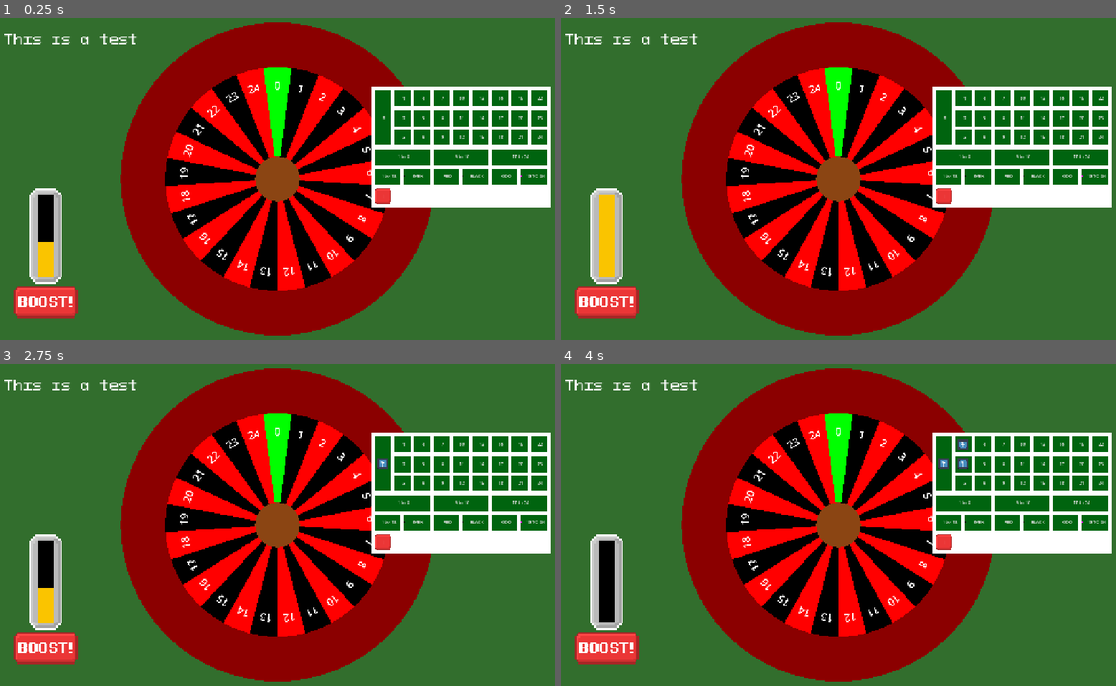
Above: before the commit, frames 1-4 (two rows, left to right).
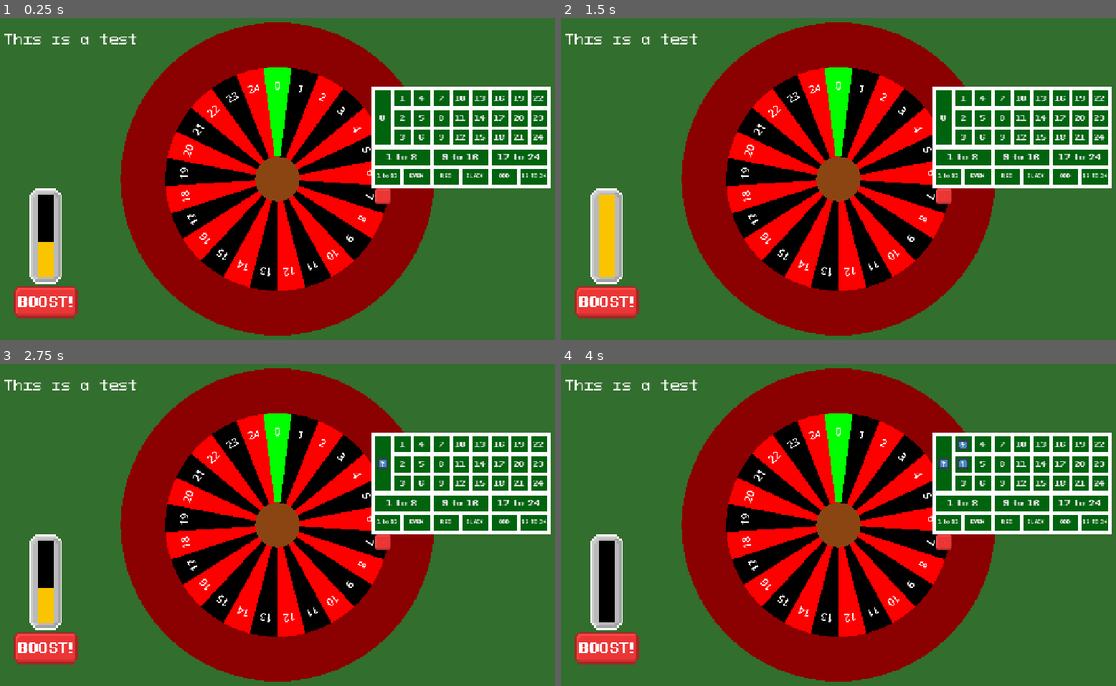
Above: after the commit, the same moments.

Repository: DuneRanger/Very-Serious-GameJam-2026
Game: Godot game, scene res://scenes/game/game_scene/game_scene.tscn
Two runs of this game, one before a commit and one after it. Both use one fixed random seed, a clock stepped at 60 frames per second and the inputs below. The engine's default icon, where the game draws it, is replaced by a stand-in: a white triangle on a blue panel in a dark square.
Inputs:
- Up to frame 1 (0.25 s): no input
- Up to frame 2 (1.5 s): click "+" at 0.5 s; click "-" at 1.25 s
- Up to frame 3 (2.75 s): click "0" at 2 s
- Up to frame 4 (4 s): click "1" at 2.75 s; click "2" at 3.5 s

The runs differ from the first frame. In frame 1, 2.6% of the frame differs, in the area x 66-100%, y 24-59%; in frame 2, 2.6%; in frame 3, 2.6%; in frame 4, 2.6%.

Commit message:
Modified bet buttons font size

Diff:
--- a/scenes/game/game_enums.gd
+++ b/scenes/game/game_enums.gd
@@ -3,3 +3,5 @@
 class_name GameEnums
 
 enum game_states {BET_PHASE, SPIN_PHASE}
+
+enum bet_types {NUMBER, HALF, THIRD}
--- a/scenes/game/game_scene/betting_system/bet_button.tscn
+++ b/scenes/game/game_scene/betting_system/bet_button.tscn
@@ -1,5 +1,6 @@
 [gd_scene format=3 uid="uid://c7y4bfu1vt5we"]
 
+[ext_resource type="FontFile" uid="uid://d0mkojug0pvql" path="res://assets/fonts/PixeloidSans-Bold.otf" id="1_8aveq"]
 [ext_resource type="Script" uid="uid://b2d37epksykgv" path="res://scenes/game/game_scene/betting_system/bet_button.gd" id="1_fcqf7"]
 
 [sub_resource type="StyleBoxFlat" id="StyleBoxFlat_1luq2"]
@@ -11,20 +12,20 @@
 [sub_resource type="StyleBoxFlat" id="StyleBoxFlat_by6ed"]
 bg_color = Color(0, 0.39215687, 0.05882353, 1)
 
-[sub_resource type="PlaceholderTexture2D" id="PlaceholderTexture2D_1luq2"]
-
 [node name="Button" type="Button" unique_id=1147380025]
 offset_left = 20.0
 offset_top = 20.0
 offset_right = 60.0
 offset_bottom = 60.0
-theme_override_font_sizes/font_size = 10
+theme_override_fonts/font = ExtResource("1_8aveq")
+theme_override_font_sizes/font_size = 16
 theme_override_styles/normal = SubResource("StyleBoxFlat_1luq2")
 theme_override_styles/pressed = SubResource("StyleBoxFlat_8aveq")
 theme_override_styles/hover = SubResource("StyleBoxFlat_by6ed")
 button_mask = 3
-icon = SubResource("PlaceholderTexture2D_1luq2")
+autowrap_trim_flags = 192
 clip_text = true
+icon_alignment = 1
 script = ExtResource("1_fcqf7")
 
 [connection signal="button_down" from="." to="." method="_on_button_down"]
--- a/scenes/game/game_scene/betting_system/betting_system.gd
+++ b/scenes/game/game_scene/betting_system/betting_system.gd
@@ -4,6 +4,10 @@
 @export var bet_button_label: PackedScene
 @export var background_width: float
 @export var padding: float
+
+@export var number_button_font_size : int
+@export var third_button_font_size : int
+@export var half_button_font_size : int
 
 var bets = {}
 var labels = {}
@@ -20,7 +24,28 @@
 
 var button_id = 0
 
-enum button_type {NUMBER, COLOR, HALF, THIRD}
+
+func get_bet_type(id : int) -> GameEnums.bet_types:
+	if id >= 0 && id <= max_num:
+		return GameEnums.bet_types.NUMBER
+	if id >= (max_num + 1) && id <= (max_num + 3):
+		return GameEnums.bet_types.THIRD
+	if id >= (max_num + 4) && id <= (max_num + 9):
+		return GameEnums.bet_types.HALF
+	else:
+		return GameEnums.bet_types.HALF
+
+func get_button_font_size(button_type : GameEnums.bet_types) -> int:
+	match (button_type):
+		GameEnums.bet_types.NUMBER:
+			return number_button_font_size
+		GameEnums.bet_types.HALF:
+			return half_button_font_size
+		GameEnums.bet_types.THIRD:
+			return third_button_font_size
+		_:
+			return 10
+
 
 func get_button_id() -> int:
 	var out = button_id
@@ -117,7 +142,6 @@
 	$IncrementToggle.size = Vector2(button_size, button_size)
 	$IncrementToggle.position = Vector2(0.0, (button_size + padding) * (row_count + 2))
 
-
 func pad_all_buttons() -> void:
 	var pad_vect = Vector2(padding, padding)
 	for b in buttons:
@@ -132,22 +156,22 @@
 	for b in buttons:
 		bets[b.button_id] = 0
 
+func set_button_size() -> void:
+	for b in buttons:
+		var button_type = get_bet_type(b.button_id)
+		var b_font_size = get_button_font_size(button_type)
+		print(b_font_size)
+		b.add_theme_font_size_override("font_size", b_font_size)
+
 func _ready() -> void:
 	button_size = (background_width - padding * (col_count + 2)) / (col_count + 1)
-	background_height = (row_count + 3) * button_size + (row_count + 4) * padding
+	background_height = (row_count + 2) * button_size + (row_count + 3) * padding
 	$Background.size = Vector2(background_width, background_height)
 	make_buttons()
 	init_bets()
 	pad_all_buttons()
+	set_button_size()
 	connect_buttons()
-
-func get_pressed_buttons ():
-	var pressed_buttons = []
-	for b in buttons:
-		if b.to_process:
-			pressed_buttons.push_back(b)
-			b.to_process = false
-	return pressed_buttons
 
 func get_label(b):
 	var b_id = b.button_id
--- a/scenes/game/game_scene/betting_system/betting_system.tscn
+++ b/scenes/game/game_scene/betting_system/betting_system.tscn
@@ -21,6 +21,9 @@
 bet_button_label = ExtResource("3_njhud")
 background_width = 400.0
 padding = 8.0
+number_button_font_size = 16
+third_button_font_size = 18
+half_button_font_size = 10
 
 [node name="Background" type="ColorRect" parent="." unique_id=286948862]
 color = Color(1.01, 1.01, 1.01, 1)
